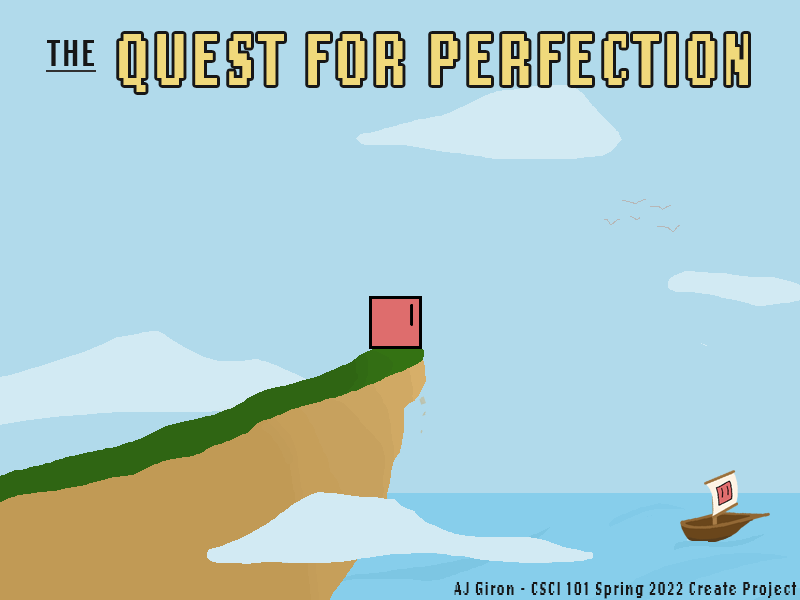
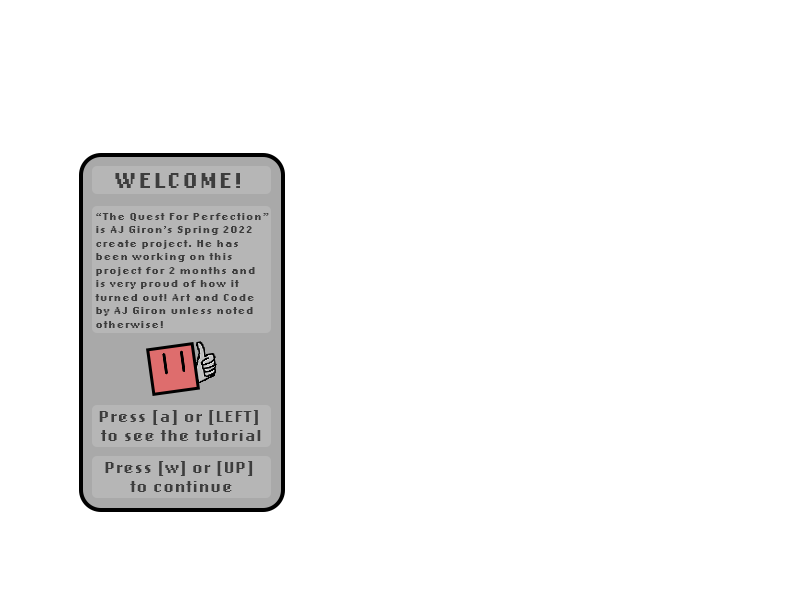
Layer changes from the first 800 × 600 image to the second:
added group "Options Screen" with 12 layers above "QUEST FOR PERFECTION" over [79, 153, 285, 512]
added layer "Press [a] or [LEFT] to see the tutorial" in group "Options Screen" over [99, 410, 261, 441]
added layer "Rectangle 7" in group "Options Screen" over [146, 342, 200, 396]
added layer "Layer 25" in group "Options Screen" over [194, 341, 217, 384]
added layer "HTP Square" (1st of 3, in "Options Screen") in group "Options Screen" over [92, 405, 271, 447]
added layer "Press [w] or [UP] to continue" in group "Options Screen" over [105, 461, 253, 492]
added layer "HTP Square" (2nd of 3, in "Options Screen") in group "Options Screen" over [92, 456, 271, 498]
added layer "“The Quest For Perfection” is AJ Giron’s Spring 2022 create pr" in group "Options Screen" over [95, 213, 269, 328]
added layer "WELCOME!" in group "Options Screen" over [115, 173, 240, 188]
added layer "HTP Square" (3rd of 3, in "Options Screen") in group "Options Screen" over [92, 166, 271, 194]
added layer "Keys Squarae" in group "Options Screen" over [92, 206, 271, 333]
added layer "Rectangle 4" in group "Options Screen" over [79, 153, 285, 512]
hid "QUEST FOR PERFECTION" over [119, 34, 748, 92]
hid "The" (1st of 2) over [454, 582, 797, 599]
hid "The" (2nd of 2) over [47, 40, 94, 66]
hid group "MeiLee" (2 layers) over [369, 296, 422, 349]
hid "BIIIIRDS OMG" over [604, 199, 680, 232]
hid "front clouds" over [207, 85, 800, 564]
hid "grass" over [0, 341, 424, 502]
hid "cliff" over [0, 339, 426, 600]
hid "back clouds" over [0, 331, 364, 441]
hid group "bot" (7 layers) over [243, 470, 800, 600]
hid "Layer 23" over [704, 470, 738, 526]
hid "Layer 13" over [0, 0, 800, 600]
…and 3 more changes (1 added, 2 visibility)
